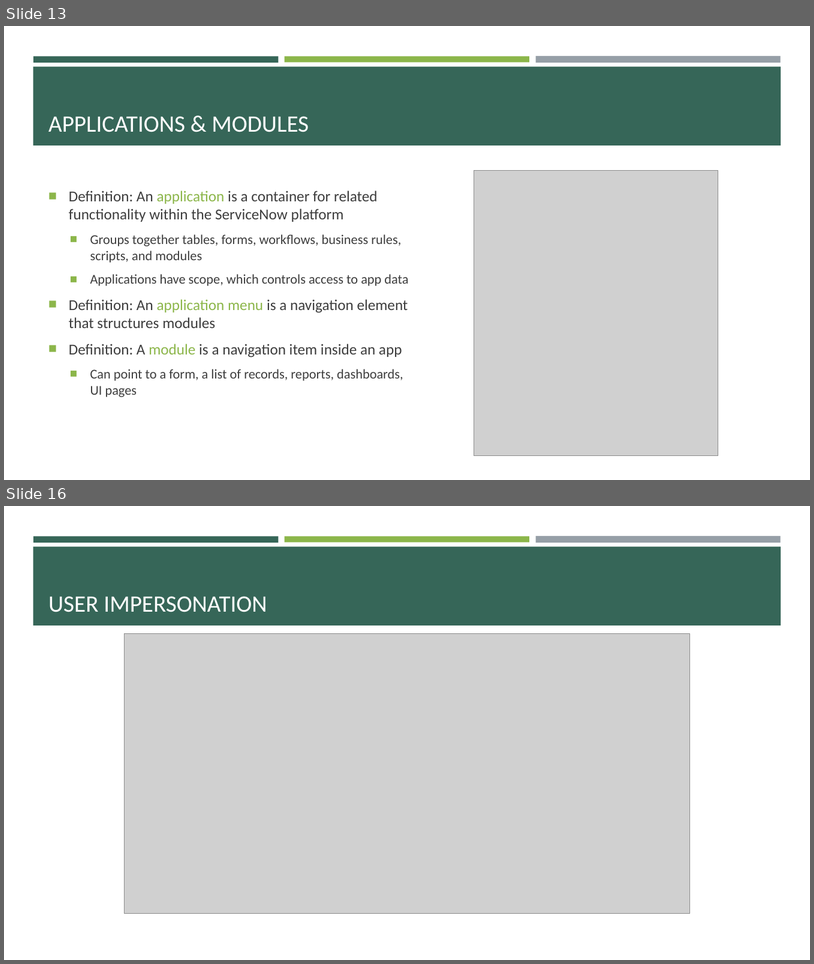
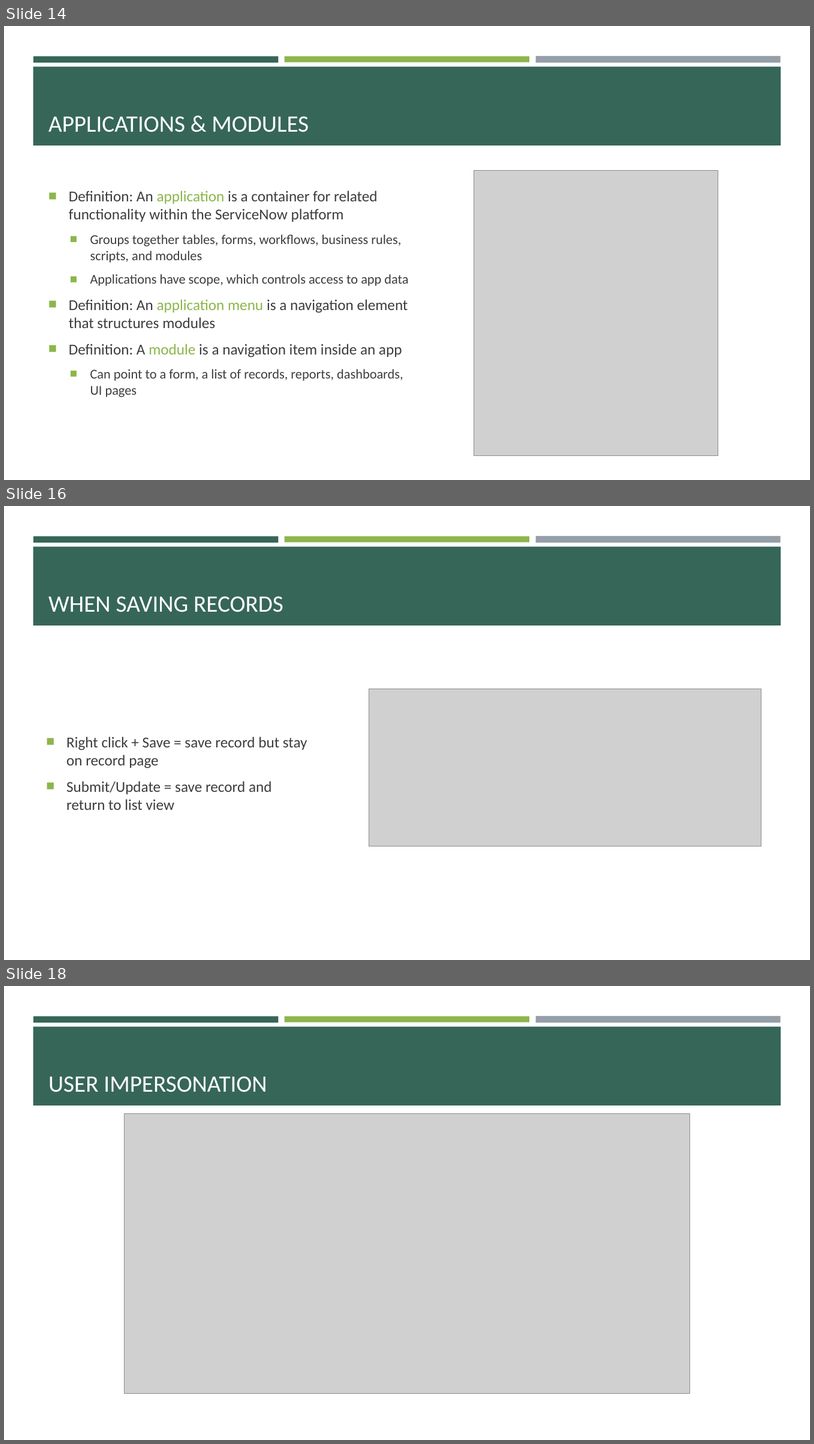
Before and after one commit to e-m-wilson/SNOW, a slide deck: Week_3/SNOW_Basics.pptx. Shown one above the other, each under a label of ours: slides 13 and 16 before the commit, slides 14, 16 and 18 after it; the slides between them are not shown. The pictures are 814x964 and 814x1444 pixels, drawn with LibreOffice and Linux fonts; fonts in the diff are those of the drawing; grey boxes stand for pictures. Boxes give left, top, right and bottom in pixels: in the first picture for what was removed or moved away, otherwise in the second. Text is boxed around its words. In the diff, an @@ line names an element or a change of style, - is before the commit and + after.

```diff
--- a/Week_3/SNOW_Basics.pptx
+++ b/Week_3/SNOW_Basics.pptx
@@ slide 16 added at (4,506,810,960), background #FFFFFF; not listed: 4 template elements that a slide beside it also shows @@
@@ title added at (48,596,284,612), 28 pt, text #FFFFFF @@
+WHEN SAVING RECORDS
@@ picture added at (369,688,762,847) @@
@@ text added at (66,736,308,810), 18 pt, text #3D3D3D @@
+■ Right click + Save = save record but stay on record page
+■ Submit/Update = save record and return to list view
@@ what was slide 13 is now slide 14 @@
@@ what was slide 16 is now slide 18 @@
```
Also in this commit, not shown: 2 slides changed, 31 other slides added, 1 other file.
